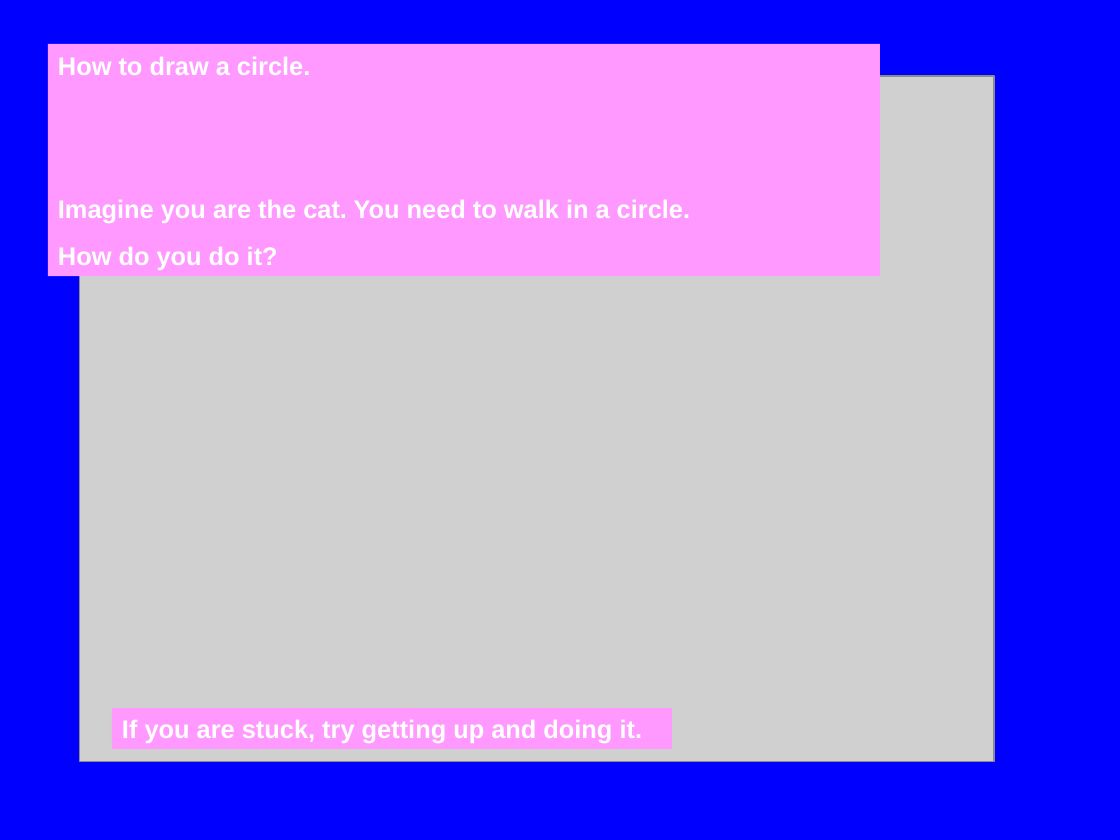
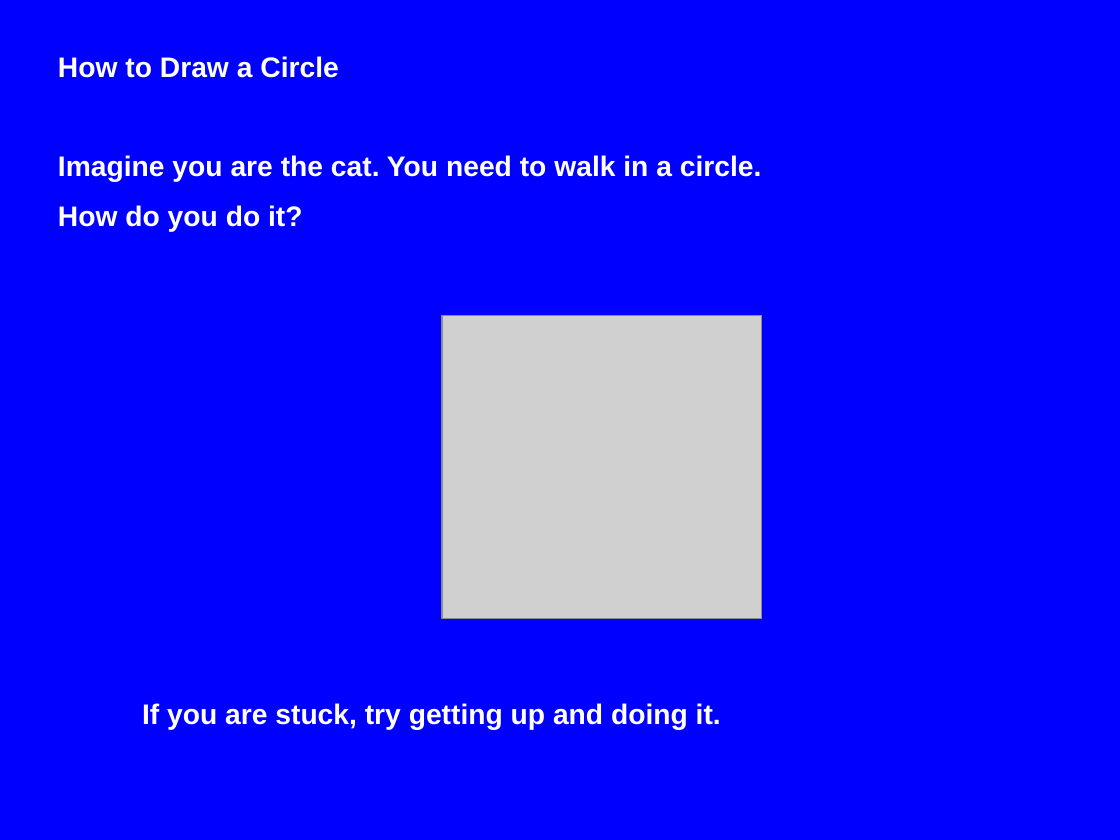
Before and after one commit to m-tranter/cathedral, a slide deck: slide 2 of scratch/scratch2.ppt. Drawn at 1120x840 pixels with LibreOffice and Linux fonts; fonts in the diff are those of the drawing; grey boxes stand for pictures. Boxes give left, top, right and bottom in pixels: in the first picture for what was removed or moved away, otherwise in the second. Text is boxed around its words. In the diff, an @@ line names an element or a change of style, - is before the commit and + after.

```diff
--- a/scratch/scratch2.ppt
+++ b/scratch/scratch2.ppt
@@ text "How to Draw a Circle": place and size @@
-text "How to Draw a Circle" at (48, 44, 880, 276)
+text "How to Draw a Circle" at (58, 56, 762, 232)
@@ text "How to Draw a Circle" at (58, 56, 762, 232): fill #FF99FF to none @@
@@ text at (58, 56, 338, 78): text changed; size 18 to 20 pt @@
-How to draw a circle.
+How to Draw a Circle
@@ text at (58, 155, 762, 232): size 18 to 20 pt in "Imagine you are the cat. You need ...", "How do you do it?"; line spacing 1.04 to 1 @@
@@ picture: place and size @@
-picture at (80, 76, 995, 762)
+picture at (442, 315, 762, 619)
@@ text "If you are stuck, try ...": place and size @@
-text "If you are stuck, try ..." at (112, 708, 672, 749)
+text "If you are stuck, try ..." at (142, 703, 721, 730)
@@ text "If you are stuck, try ..." at (142, 703, 721, 730): size 18 to 20 pt; fill #FF99FF to none @@
```
Also in this commit, not shown: 5 other slides changed, 6 slides added, 1 slide removed, 5 other files.
